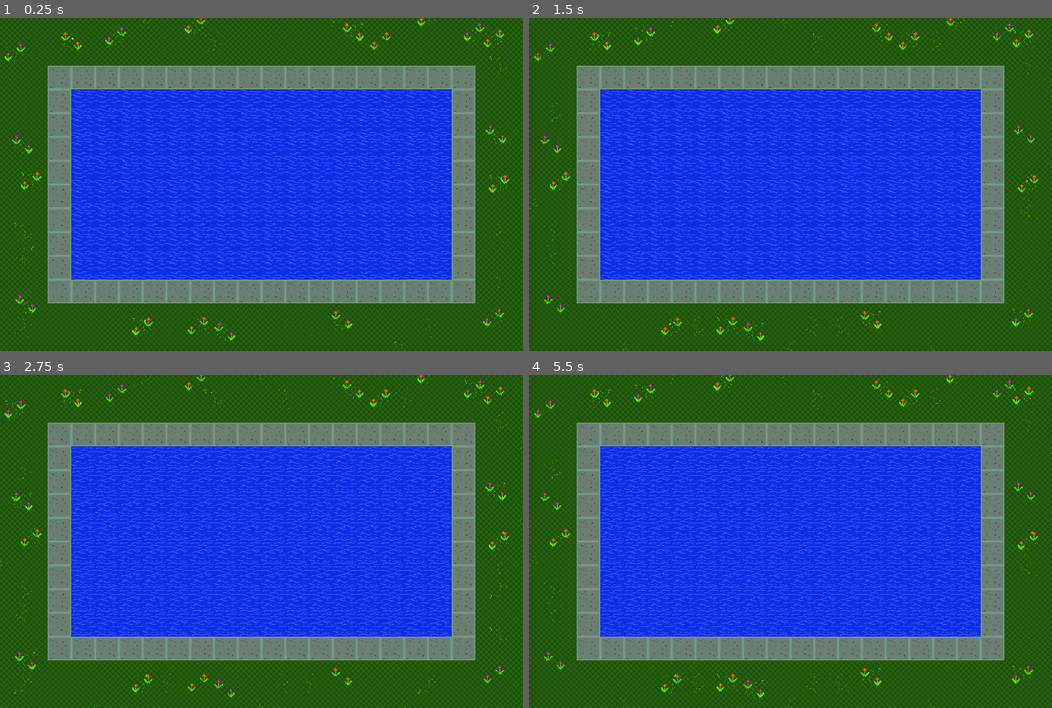
Above: before the commit, frames 1-4 (two rows, left to right).
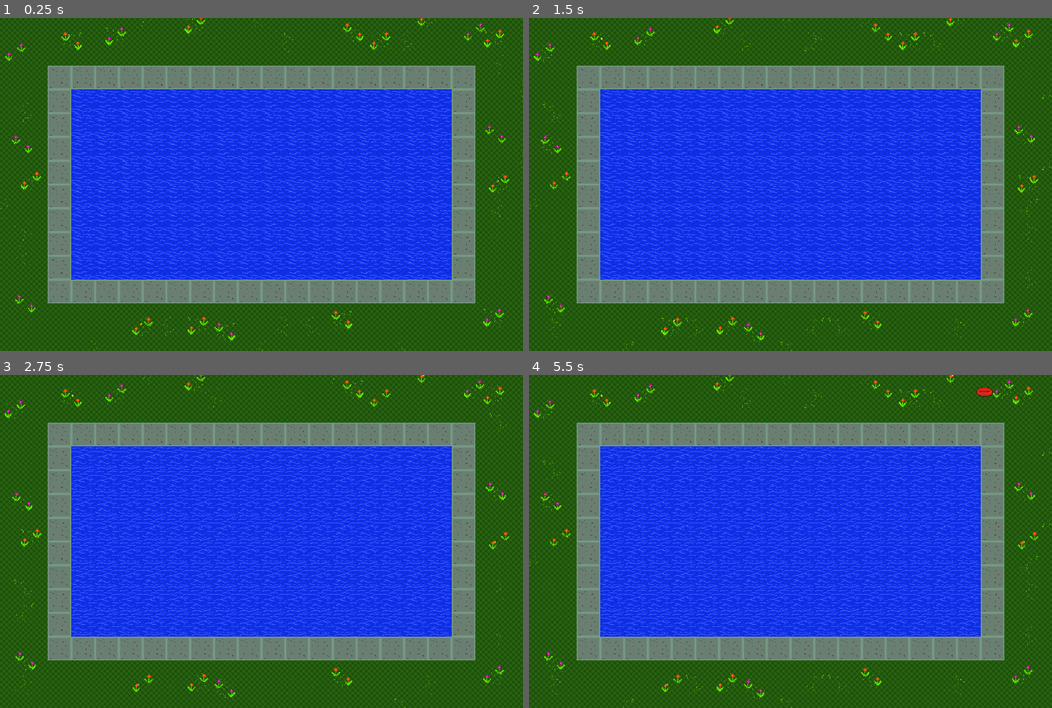
Above: after the commit, the same moments.

Repository: Plukers/ldjam42
Game: Godot game, scene res://Game.tscn
Two runs of this game, one before a commit and one after it. Both use one fixed random seed, a clock stepped at 60 frames per second and the inputs below.
Inputs (mouse positions are in pixels of both pictures, inside the frame that each line leads up to):
- Up to frame 1 (0.25 s): no input
- Up to frame 2 (1.5 s): move the mouse to (905, 167) at 0.52 s; press the mouse at (905, 167) at 0.53 s; tap Enter at 1.25 s; move the mouse to (685, 201) at 1.27 s; release the mouse at (685, 201) at 1.28 s; click (685, 201) at 1.35 s
- Up to frame 3 (2.75 s): move the mouse to (313, 468) at 2.02 s; press the mouse at (313, 468) at 2.03 s
- Up to frame 4 (5.5 s): tap Space at 2.75 s; move the mouse to (764, 608) at 2.77 s; release the mouse at (764, 608) at 2.78 s; click (764, 608) at 2.85 s; move the mouse to (947, 591) at 3.52 s; press the mouse at (947, 591) at 3.53 s; tap Enter at 4.25 s; move the mouse to (633, 491) at 4.27 s; release the mouse at (633, 491) at 4.28 s; click (633, 491) at 4.35 s; move the mouse to (816, 541) at 5.02 s; press the mouse at (816, 541) at 5.03 s

The runs differ from the first frame. In frame 1, 0.6% of the frame differs, in the area x 0-100%, y 0-100%; in frame 2, 0.6%; in frame 3, 0.6%; in frame 4, 0.8%.

Commit message:
spawn players into pool

Diff:
--- a/Constants.gd
+++ b/Constants.gd
@@ -1,6 +1,7 @@
 extends Node
 
 const POOL_BORDER_LAYER = 0
-const POOL_WAIT_LAYER = 1
+const WATER_AREA_LAYER = 1
+const ENTER_WATER_LAYER = 2
 
 const SWIMMER_LAYER = 10
--- a/Game.gd
+++ b/Game.gd
@@ -3,10 +3,17 @@
 export (PackedScene) var Swimmer
 
 var spawn_location
+var target_location
+
+var swimmer_collection
+
 var spawn_timer
 
 func _ready():
 	spawn_location = $Spawn/SpawnLocation
+	target_location = $Target/TargetLocation
+
+	swimmer_collection = $Swimmers
 
 	spawn_timer = $SpawnTimer
 	spawn_timer.connect("timeout", self, "_on_spawn_timer_timeout")
@@ -16,15 +23,14 @@
 
 	# spawn new swimmer
 	spawn_location.set_offset(randi())
+	target_location.set_offset(randi())
+
 	var swimmer = Swimmer.instance()
-	add_child(swimmer)
+	swimmer_collection.add_child(swimmer)
 
 	swimmer.position = spawn_location.position
-
-	var direction_angle = spawn_location.rotation + PI / 2
-	direction_angle += rand_range(-PI / 8, PI / 8)
-
-	swimmer.walk_direction = Vector2(cos(direction_angle), sin(direction_angle))
+	swimmer.walk_target = target_location.position
+	swimmer.goto_water()
 
 	# reset timer
 	spawn_timer.wait_time = randi()%15
--- a/Game.tscn
+++ b/Game.tscn
@@ -8,23 +8,46 @@
 
 bake_interval = 5.0
 _data = {
+"points": PoolVector2Array( 0, 0, 0, 0, 270, 270, 0, 0, 0, 0, 1140, 270, 0, 0, 0, 0, 1140, 620, 0, 0, 0, 0, 270, 620, 0, 0, 0, 0, 270, 270 )
+}
+
+[sub_resource type="Curve2D" id=2]
+
+bake_interval = 5.0
+_data = {
 "points": PoolVector2Array( 0, 0, 0, 0, -59.6273, -70, 0, 0, 0, 0, 1480.75, -70, 0, 0, 0, 0, 1480.75, 970, 0, 0, 0, 0, -59.6273, 970, 0, 0, 0, 0, -59.6273, -70 )
 }
 _sections_unfolded = [ "Resource" ]
 
-[node name="Game" type="Node2D" index="0"]
+[node name="Game" type="Node2D"]
 
 script = ExtResource( 1 )
 Swimmer = ExtResource( 2 )
 
 [node name="Pool" parent="." index="0" instance=ExtResource( 3 )]
 
-[node name="Spawn" type="Path2D" parent="." index="1"]
+[node name="Target" type="Path2D" parent="." index="1"]
+
+self_modulate = Color( 0.5, 0.6, 1, 0.7 )
+curve = SubResource( 1 )
+
+[node name="TargetLocation" type="PathFollow2D" parent="Target" index="0"]
+
+position = Vector2( 270, 270 )
+offset = 0.0
+h_offset = 0.0
+v_offset = 0.0
+rotate = true
+cubic_interp = true
+loop = true
+lookahead = 4.0
+
+[node name="Spawn" type="Path2D" parent="." index="2"]
 
 self_modulate = Color( 0.5, 0.6, 1, 0.7 )
 position = Vector2( -10, 0 )
 scale = Vector2( 1.00625, 1 )
-curve = SubResource( 1 )
+curve = SubResource( 2 )
 
 [node name="SpawnLocation" type="PathFollow2D" parent="Spawn" index="0"]
 
@@ -37,9 +60,13 @@
 loop = true
 lookahead = 4.0
 
-[node name="SpawnTimer" type="Timer" parent="." index="2"]
+[node name="SpawnTimer" type="Timer" parent="." index="3"]
 
 process_mode = 1
 wait_time = 5.0
 one_shot = false
 autostart = true
+
+[node name="Swimmers" type="YSort" parent="." index="4"]
+
+sort_enabled = true
--- a/Pool/Pool.tscn
+++ b/Pool/Pool.tscn
@@ -17,21 +17,23 @@
 custom_solver_bias = 0.0
 extents = Vector2( 512.024, 10 )
 
+[sub_resource type="RectangleShape2D" id=4]
+
+custom_solver_bias = 0.0
+extents = Vector2( 464, 208 )
+
 [sub_resource type="RectangleShape2D" id=3]
 
 custom_solver_bias = 0.0
-extents = Vector2( 584.054, 19.0231 )
-
-[sub_resource type="RectangleShape2D" id=4]
-
-custom_solver_bias = 0.0
-extents = Vector2( 15.7847, 358.153 )
-
-[node name="Pool" type="Node" index="0"]
+extents = Vector2( 512, 256 )
+
+[node name="Pool" type="Node2D"]
 
 _sections_unfolded = [ "Collision" ]
 
-[node name="TileMap" type="TileMap" parent="." index="0"]
+[node name="Art" type="Node2D" parent="." index="0"]
+
+[node name="TileMap" type="TileMap" parent="Art" index="0"]
 
 mode = 0
 tile_set = ExtResource( 1 )
@@ -51,6 +53,271 @@
 format = 1
 tile_data = PoolIntArray( -1, 3, 0, -65536, 3, 0, -65535, 3, 0, -65534, 3, 0, -65533, 3, 0, -65532, 3, 0, -65531, 3, 0, …(5153 unchanged characters)…
 
+[node name="Flowers" type="Node2D" parent="Art" index="1"]
+
+editor/display_folded = true
+
+[node name="Flowers" parent="Art/Flowers" index="0" instance=ExtResource( 2 )]
+
+[node name="Flowers2" parent="Art/Flowers" index="1" instance=ExtResource( 2 )]
+
+position = Vector2( 1334.04, 314.673 )
+flip_h = true
+
+[node name="Flowers3" parent="Art/Flowers" index="2" instance=ExtResource( 2 )]
+
+position = Vector2( 59.4024, 341.938 )
+flip_h = true
+
+[node name="Flowers4" parent="Art/Flowers" index="3" instance=ExtResource( 2 )]
+
+position = Vector2( 1277.23, 39.7519 )
+
+[node name="Flowers5" parent="Art/Flowers" index="4" instance=ExtResource( 2 )]
+
+position = Vector2( 68.4907, 771.36 )
+flip_h = true
+
+[node name="Flowers6" parent="Art/Flowers" index="5" instance=ExtResource( 2 )]
+
+position = Vector2( 604.7, 846.338 )
+frame = 1
+flip_h = true
+
+[node name="Flowers7" parent="Art/Flowers" index="6" instance=ExtResource( 2 )]
+
+position = Vector2( 1329.49, 807.713 )
+frame = 1
+
+[node name="Flowers8" parent="Art/Flowers" index="7" instance=ExtResource( 2 )]
+
+position = Vector2( 311.603, 51.1123 )
+frame = 1
+
+[node name="Flowers9" parent="Art/Flowers" index="8" instance=ExtResource( 3 )]
+
+position = Vector2( 524.57, 20.4356 )
+frame = 1
+_sections_unfolded = [ "Transform" ]
+
+[node name="Flowers10" parent="Art/Flowers" index="9" instance=ExtResource( 3 )]
+
+position = Vector2( 1329.6, 57.1796 )
+frame = 1
+_sections_unfolded = [ "Transform" ]
+
+[node name="Flowers11" parent="Art/Flowers" index="10" instance=ExtResource( 3 )]
+
+position = Vector2( 920.403, 813.772 )
+frame = 1
+flip_h = true
+_sections_unfolded = [ "Transform" ]
+
+[node name="Flowers12" parent="Art/Flowers" index="11" instance=ExtResource( 3 )]
+
+position = Vector2( 532.921, 830.474 )
+frame = 1
+_sections_unfolded = [ "Transform" ]
+
+[node name="Flowers13" parent="Art/Flowers" index="12" instance=ExtResource( 3 )]
+
+position = Vector2( 83.6417, 439.651 )
+frame = 0
+_sections_unfolded = [ "Transform" ]
+
+[node name="Flowers14" parent="Art/Flowers" index="13" instance=ExtResource( 3 )]
+
+position = Vector2( 950.467, 40.4778 )
+frame = 0
+flip_h = true
+_sections_unfolded = [ "Transform" ]
+
+[node name="Flowers15" parent="Art/Flowers" index="14" instance=ExtResource( 3 )]
+
+position = Vector2( 1024, 64 )
+_sections_unfolded = [ "Transform" ]
+
+[node name="Flowers16" parent="Art/Flowers" index="15" instance=ExtResource( 4 )]
+
+position = Vector2( 192, 64 )
+frame = 5
+flip_h = true
+_sections_unfolded = [ "Transform" ]
+
+[node name="Flowers17" parent="Art/Flowers" index="16" instance=ExtResource( 4 )]
+
+position = Vector2( 384, 832 )
+frame = 4
+_sections_unfolded = [ "Transform" ]
+
+[node name="Flowers18" parent="Art/Flowers" index="17" instance=ExtResource( 4 )]
+
+position = Vector2( 1152, 0 )
+frame = 4
+_sections_unfolded = [ "Transform" ]
+
+[node name="Flowers19" parent="Art/Flowers" index="18" instance=ExtResource( 4 )]
+
+position = Vector2( 1344, 448 )
+frame = 4
+_sections_unfolded = [ "Transform" ]
+
+[node name="Water" type="Node2D" parent="Art" index="2"]
+
+editor/display_folded = true
+
+[node name="Water" parent="Art/Water" index="0" instance=ExtResource( 5 )]
+
+position = Vector2( 704, 448 )
+frame = 0
+
+[node name="Meadow" type="Node2D" parent="Art" index="3"]
+
+editor/display_folded = true
+
+[node name="Meadow" parent="Art/Meadow" index="0" instance=ExtResource( 6 )]
+
+position = Vector2( 384, 0 )
+frame = 0
+_sections_unfolded = [ "Transform" ]
+
+[node name="Meadow2" parent="Art/Meadow" index="1" instance=ExtResource( 6 )]
+
+position = Vector2( 576, 64 )
+frame = 3
+_sections_unfolded = [ "Transform" ]
+
+[node name="Meadow23" parent="Art/Meadow" index="2" instance=ExtResource( 6 )]
+
+position = Vector2( 704, 0 )
+flip_h = true
+_sections_unfolded = [ "Transform" ]
+
+[node name="Meadow24" parent="Art/Meadow" index="3" instance=ExtResource( 6 )]
+
+position = Vector2( 768, 64 )
+flip_v = true
+_sections_unfolded = [ "Transform" ]
+
+[node name="Meadow3" parent="Art/Meadow" index="4" instance=ExtResource( 6 )]
+
+position = Vector2( 896, 0 )
+frame = 3
+_sections_unfolded = [ "Transform" ]
+
+[node name="Meadow4" parent="Art/Meadow" index="5" instance=ExtResource( 6 )]
+
+position = Vector2( 1088, 64 )
+_sections_unfolded = [ "Transform" ]
+
+[node name="Meadow5" parent="Art/Meadow" index="6" instance=ExtResource( 6 )]
+
+position = Vector2( 64, 256 )
+_sections_unfolded = [ "Transform" ]
+
+[node name="Meadow6" parent="Art/Meadow" index="7" instance=ExtResource( 6 )]
+
+position = Vector2( 0, 512 )
+flip_v = true
+_sections_unfolded = [ "Transform" ]
+
+[node name="Meadow7" parent="Art/Meadow" index="8" instance=ExtResource( 6 )]
+
+position = Vector2( 64, 576 )
+frame = 0
+_sections_unfolded = [ "Transform" ]
+
+[node name="Meadow8" parent="Art/Meadow" index="9" instance=ExtResource( 6 )]
+
+position = Vector2( 64, 640 )
+frame = 0
+flip_h = true
+_sections_unfolded = [ "Transform" ]
+
+[node name="Meadow9" parent="Art/Meadow" index="10" instance=ExtResource( 6 )]
+
+position = Vector2( 64, 832 )
+frame = 3
+flip_v = true
+_sections_unfolded = [ "Transform" ]
+
+[node name="Meadow10" parent="Art/Meadow" index="11" instance=ExtResource( 6 )]
+
+position = Vector2( 256, 896 )
+flip_h = true
+_sections_unfolded = [ "Transform" ]
+
+[node name="Meadow11" parent="Art/Meadow" index="12" instance=ExtResource( 6 )]
+
+position = Vector2( 448, 832 )
+_sections_unfolded = [ "Transform" ]
+
+[node name="Meadow12" parent="Art/Meadow" index="13" instance=ExtResource( 6 )]
+
+position = Vector2( 704, 896 )
+_sections_unfolded = [ "Transform" ]
+
+[node name="Meadow13" parent="Art/Meadow" index="14" instance=ExtResource( 6 )]
+
+position = Vector2( 768, 832 )
+flip_h = true
+_sections_unfolded = [ "Transform" ]
+
+[node name="Meadow14" parent="Art/Meadow" index="15" instance=ExtResource( 6 )]
+
+position = Vector2( 832, 832 )
+_sections_unfolded = [ "Transform" ]
+
+[node name="Meadow15" parent="Art/Meadow" index="16" instance=ExtResource( 6 )]
+
+position = Vector2( 1088, 896 )
+frame = 0
+_sections_unfolded = [ "Transform" ]
+
+[node name="Meadow16" parent="Art/Meadow" index="17" instance=ExtResource( 6 )]
+
+position = Vector2( 1152, 832 )
+frame = 3
+flip_v = true
+_sections_unfolded = [ "Transform" ]
+
+[node name="Meadow17" parent="Art/Meadow" index="18" instance=ExtResource( 6 )]
+
+position = Vector2( 1344, 704 )
+frame = 3
+_sections_unfolded = [ "Transform" ]
+
+[node name="Meadow18" parent="Art/Meadow" index="19" instance=ExtResource( 6 )]
+
+position = Vector2( 1344, 576 )
+frame = 3
+flip_v = true
+_sections_unfolded = [ "Transform" ]
+
+[node name="Meadow19" parent="Art/Meadow" index="20" instance=ExtResource( 6 )]
+
+position = Vector2( 1344, 512 )
+flip_h = true
+_sections_unfolded = [ "Transform" ]
+
+[node name="Meadow20" parent="Art/Meadow" index="21" instance=ExtResource( 6 )]
+
+position = Vector2( 1408, 384 )
+flip_v = true
+_sections_unfolded = [ "Transform" ]
+
+[node name="Meadow21" parent="Art/Meadow" index="22" instance=ExtResource( 6 )]
+
+position = Vector2( 1408, 192 )
+flip_v = true
+_sections_unfolded = [ "Transform" ]
+
+[node name="Meadow22" parent="Art/Meadow" index="23" instance=ExtResource( 6 )]
+
+position = Vector2( 1344, 128 )
+frame = 0
+_sections_unfolded = [ "Transform" ]
+
 [node name="PoolBorder" type="StaticBody2D" parent="." index="1"]
 
 editor/display_folded = true
@@ -62,6 +329,9 @@
 friction = 1.0
 bounce = 0.0
 _sections_unfolded = [ "Collision" ]
+__meta__ = {
+"_edit_lock_": true
+}
 
 [node name="Left" type="CollisionShape2D" parent="PoolBorder" index="0"]
 
@@ -84,122 +354,9 @@
 position = Vector2( 705.872, 713.884 )
 shape = SubResource( 2 )
 
-[node name="Flowers" type="Node" parent="." index="2"]
-
-editor/display_folded = true
-
-[node name="Flowers" parent="Flowers" index="0" instance=ExtResource( 2 )]
-
-frame = 0
-
-[node name="Flowers2" parent="Flowers" index="1" instance=ExtResource( 2 )]
-
-position = Vector2( 1334.04, 314.673 )
-frame = 0
-flip_h = true
-
-[node name="Flowers3" parent="Flowers" index="2" instance=ExtResource( 2 )]
-
-position = Vector2( 59.4024, 341.938 )
-frame = 0
-flip_h = true
-
-[node name="Flowers4" parent="Flowers" index="3" instance=ExtResource( 2 )]
-
-position = Vector2( 1277.23, 39.7519 )
-frame = 0
-
-[node name="Flowers5" parent="Flowers" index="4" instance=ExtResource( 2 )]
-
-position = Vector2( 68.4907, 771.36 )
-frame = 0
-flip_h = true
-
-[node name="Flowers6" parent="Flowers" index="5" instance=ExtResource( 2 )]
-
-position = Vector2( 604.7, 846.338 )
-frame = 2
-flip_h = true
-
-[node name="Flowers7" parent="Flowers" index="6" instance=ExtResource( 2 )]
-
-position = Vector2( 1329.49, 807.713 )
-frame = 2
-
-[node name="Flowers8" parent="Flowers" index="7" instance=ExtResource( 2 )]
-
-position = Vector2( 311.603, 51.1123 )
-frame = 2
-
-[node name="Flowers9" parent="Flowers" index="8" instance=ExtResource( 3 )]
-
-position = Vector2( 524.57, 20.4356 )
-_sections_unfolded = [ "Transform" ]
-
-[node name="Flowers10" parent="Flowers" index="9" instance=ExtResource( 3 )]
-
-position = Vector2( 1329.6, 57.1796 )
-_sections_unfolded = [ "Transform" ]
-
-[node name="Flowers11" parent="Flowers" index="10" instance=ExtResource( 3 )]
-
-position = Vector2( 920.403, 813.772 )
-flip_h = true
-_sections_unfolded = [ "Transform" ]
-
-[node name="Flowers12" parent="Flowers" index="11" instance=ExtResource( 3 )]
-
-position = Vector2( 532.921, 830.474 )
-_sections_unfolded = [ "Transform" ]
-
-[node name="Flowers13" parent="Flowers" index="12" instance=ExtResource( 3 )]
-
-position = Vector2( 83.6417, 439.651 )
-frame = 1
-_sections_unfolded = [ "Transform" ]
-
-[node name="Flowers14" parent="Flowers" index="13" instance=ExtResource( 3 )]
-
-position = Vector2( 950.467, 40.4778 )
-frame = 1
-flip_h = true
-_sections_unfolded = [ "Transform" ]
-
-[node name="Flowers15" parent="Flowers" index="14" instance=ExtResource( 3 )]
-
-position = Vector2( 1024, 64 )
-frame = 3
-_sections_unfolded = [ "Transform" ]
-
-[node name="Flowers16" parent="Flowers" index="15" instance=ExtResource( 4 )]
-
-position = Vector2( 192, 64 )
-frame = 2
-flip_h = true
-_sections_unfolded = [ "Transform" ]
-
-[node name="Flowers17" parent="Flowers" index="16" instance=ExtResource( 4 )]
-
-position = Vector2( 384, 832 )
-frame = 1
-_sections_unfolded = [ "Transform" ]
-
-[node name="Flowers18" parent="Flowers" index="17" instance=ExtResource( 4 )]
-
-position = Vector2( 1152, 0 )
-frame = 1
-_sections_unfolded = [ "Transform" ]
-
-[node name="Flowers19" parent="Flowers" index="18" instance=ExtResource( 4 )]
-
-position = Vector2( 1344, 448 )
-frame = 1
-_sections_unfolded = [ "Transform" ]
-
-[node name="WaitArea" type="Area2D" parent="." index="3"]
-
-editor/display_folded = true
-position = Vector2( 0, -1 )
+[node name="WaterArea" type="Area2D" parent="." index="2"]
+
+editor/display_folded = true
 input_pickable = true
 gravity_vec = Vector2( 0, 1 )
 gravity = 98.0
@@ -211,189 +368,29 @@
 audio_bus_name = "Master"
 _sections_unfolded = [ "Collision" ]
 
-[node name="CollisionShape2D" type="CollisionShape2D" parent="WaitArea" index="0"]
-
-position = Vector2( 704.462, 106.004 )
+[node name="CollisionShape2D" type="CollisionShape2D" parent="WaterArea" index="0"]
+
+position = Vector2( 704, 448 )
+shape = SubResource( 4 )
+
+[node name="EnterWaterArea" type="Area2D" parent="." index="3"]
+
+editor/display_folded = true
+input_pickable = true
+gravity_vec = Vector2( 0, 1 )
+gravity = 98.0
+linear_damp = 0.1
+angular_damp = 1.0
+collision_layer = 4
+collision_mask = 0
+audio_bus_override = false
+audio_bus_name = "Master"
+_sections_unfolded = [ "Collision" ]
+__meta__ = {
+"_edit_lock_": true
+}
+
+[node name="CollisionShape2D" type="CollisionShape2D" parent="EnterWaterArea" index="0"]
+
+position = Vector2( 704, 448 )
 shape = SubResource( 3 )
-
-[node name="CollisionShape2D2" type="CollisionShape2D" parent="WaitArea" index="1"]
-
-position = Vector2( 705.822, 794.353 )
-shape = SubResource( 3 )
-
-[node name="CollisionShape2D3" type="CollisionShape2D" parent="WaitArea" index="2"]
-
-position = Vector2( 1299.4, 450.949 )
-shape = SubResource( 4 )
-
-[node name="CollisionShape2D4" type="CollisionShape2D" parent="WaitArea" index="3"]
-
-position = Vector2( 108.974, 444.664 )
-shape = SubResource( 4 )
-
-[node name="Water" type="Node" parent="." index="4"]
-
-editor/display_folded = true
-
-[node name="Water" parent="Water" index="0" instance=ExtResource( 5 )]
-
-position = Vector2( 704, 448 )
-frame = 0
-
-[node name="Meadow" type="Node" parent="." index="5"]
-
-[node name="Meadow" parent="Meadow" index="0" instance=ExtResource( 6 )]
-
-position = Vector2( 384, 0 )
-frame = 1
-_sections_unfolded = [ "Transform" ]
-
-[node name="Meadow2" parent="Meadow" index="1" instance=ExtResource( 6 )]
-
-position = Vector2( 576, 64 )
-frame = 0
-_sections_unfolded = [ "Transform" ]
-
-[node name="Meadow23" parent="Meadow" index="2" instance=ExtResource( 6 )]
-
-position = Vector2( 704, 0 )
-frame = 3
-flip_h = true
-_sections_unfolded = [ "Transform" ]
-
-[node name="Meadow24" parent="Meadow" index="3" instance=ExtResource( 6 )]
-
-position = Vector2( 768, 64 )
-frame = 3
-flip_v = true
-_sections_unfolded = [ "Transform" ]
-
-[node name="Meadow3" parent="Meadow" index="4" instance=ExtResource( 6 )]
-
-position = Vector2( 896, 0 )
-frame = 0
-_sections_unfolded = [ "Transform" ]
-
-[node name="Meadow4" parent="Meadow" index="5" instance=ExtResource( 6 )]
-
-position = Vector2( 1088, 64 )
-frame = 3
-_sections_unfolded = [ "Transform" ]
-
-[node name="Meadow5" parent="Meadow" index="6" instance=ExtResource( 6 )]
-
-position = Vector2( 64, 256 )
-frame = 3
-_sections_unfolded = [ "Transform" ]
-
-[node name="Meadow6" parent="Meadow" index="7" instance=ExtResource( 6 )]
-
-position = Vector2( 0, 512 )
-frame = 3
-flip_v = true
-_sections_unfolded = [ "Transform" ]
-
-[node name="Meadow7" parent="Meadow" index="8" instance=ExtResource( 6 )]
-
-position = Vector2( 64, 576 )
-frame = 1
-_sections_unfolded = [ "Transform" ]
-
-[node name="Meadow8" parent="Meadow" index="9" instance=ExtResource( 6 )]
-
-position = Vector2( 64, 640 )
-frame = 1
-flip_h = true
-_sections_unfolded = [ "Transform" ]
-
-[node name="Meadow9" parent="Meadow" index="10" instance=ExtResource( 6 )]
-
-position = Vector2( 64, 832 )
-frame = 0
-flip_v = true
-_sections_unfolded = [ "Transform" ]
-
-[node name="Meadow10" parent="Meadow" index="11" instance=ExtResource( 6 )]
-
-position = Vector2( 256, 896 )
-frame = 3
-flip_h = true
-_sections_unfolded = [ "Transform" ]
-
-[node name="Meadow11" parent="Meadow" index="12" instance=ExtResource( 6 )]
-
-position = Vector2( 448, 832 )
-frame = 3
-_sections_unfolded = [ "Transform" ]
-
-[node name="Meadow12" parent="Meadow" index="13" instance=ExtResource( 6 )]
-
-position = Vector2( 704, 896 )
-frame = 3
-_sections_unfolded = [ "Transform" ]
-
-[node name="Meadow13" parent="Meadow" index="14" instance=ExtResource( 6 )]
-
-position = Vector2( 768, 832 )
-frame = 3
-flip_h = true
-_sections_unfolded = [ "Transform" ]
-
-[node name="Meadow14" parent="Meadow" index="15" instance=ExtResource( 6 )]
-
-position = Vector2( 832, 832 )
-frame = 3
-_sections_unfolded = [ "Transform" ]
-
-[node name="Meadow15" parent="Meadow" index="16" instance=ExtResource( 6 )]
-
-position = Vector2( 1088, 896 )
-frame = 1
-_sections_unfolded = [ "Transform" ]
-
-[node name="Meadow16" parent="Meadow" index="17" instance=ExtResource( 6 )]
-
-position = Vector2( 1152, 832 )
-frame = 0
-flip_v = true
-_sections_unfolded = [ "Transform" ]
-
-[node name="Meadow17" parent="Meadow" index="18" instance=ExtResource( 6 )]
-
-position = Vector2( 1344, 704 )
-frame = 0
-_sections_unfolded = [ "Transform" ]
-
-[node name="Meadow18" parent="Meadow" index="19" instance=ExtResource( 6 )]
-
-position = Vector2( 1344, 576 )
-frame = 0
-flip_v = true
-_sections_unfolded = [ "Transform" ]
-
-[node name="Meadow19" parent="Meadow" index="20" instance=ExtResource( 6 )]
-
-position = Vector2( 1344, 512 )
-frame = 3
-flip_h = true
-_sections_unfolded = [ "Transform" ]
-
-[node name="Meadow20" parent="Meadow" index="21" instance=ExtResource( 6 )]
-
-position = Vector2( 1408, 384 )
-frame = 3
-flip_v = true
-_sections_unfolded = [ "Transform" ]
-
-[node name="Meadow21" parent="Meadow" index="22" instance=ExtResource( 6 )]
-
-position = Vector2( 1408, 192 )
-frame = 3
-flip_v = true
-_sections_unfolded = [ "Transform" ]
-
-[node name="Meadow22" parent="Meadow" index="23" instance=ExtResource( 6 )]
-
-position = Vector2( 1344, 128 )
-frame = 1
-_sections_unfolded = [ "Transform" ]
--- a/Swimmer/Swimmer.gd
+++ b/Swimmer/Swimmer.gd
@@ -1,63 +1,80 @@
 extends RigidBody2D
 
 enum State {
-	SPAWNED,
 	GOTO_WATER,
 	IN_WATER,
 	LEAVE_WATER
 }
 
+export var speed = 5.0
+export var initial_force_magnitude = 30.0
+
 var force_arrow
+var state
 
-var state = State.SPAWNED
 var selected = false
-var walk_direction = Vector2(0, 0)
+var walk_target = Vector2()
+var initial_force = Vector2()
 
 func _ready():
 	$Area2D.connect("input_event", self, "_on_input_event")
+	$Area2D.connect("area_entered", self, "_on_area_entered")
 
 	force_arrow = $ForceArrow
 	force_arrow.visible = false
 
-	set_collision_mask_bit(Constants.POOL_WAIT_LAYER, true)
-	set_collision_mask_bit(Constants.POOL_BORDER_LAYER, true)
-	set_collision_mask_bit(Constants.SWIMMER_LAYER, true)
-
 	set_process(true)
 
-func entered_water():
-	set_collision_mask_bit(Constants.POOL_WAIT_LAYER, false)
-	set_collision_mask_bit(Constants.POOL_BORDER_LAYER, true)
-	set_collision_mask_bit(Constants.SWIMMER_LAYER, true)
-
-	state = State.IN_WATER
+func goto_water():
+	_set_state(State.GOTO_WATER)
 
 func leave_water():
-	set_collision_mask_bit(Constants.POOL_WAIT_LAYER, false)
-	set_collision_mask_bit(Constants.POOL_BORDER_LAYER, false)
-	set_collision_mask_bit(Constants.SWIMMER_LAYER, false)
-
-	state = State.LEAVE_WATER
+	_set_state(State.LEAVE_WATER)
 
 func _on_input_event(viewport, event, shape_idx):
 	if event is InputEventMouseButton and event.pressed:
 		force_arrow.visible = true
 		selected = true
 
+func _on_area_entered(area):
+	if(area.get_collision_layer_bit(Constants.ENTER_WATER_LAYER)):
+		$Move.stop_all()
+		apply_impulse(Vector2(), initial_force)
+
+	if(area.get_collision_layer_bit(Constants.WATER_AREA_LAYER)):
+		_set_state(State.IN_WATER)
+
+func _set_state(state):
+	match state:
+		State.GOTO_WATER:
+			$Area2D.set_collision_mask_bit(Constants.ENTER_WATER_LAYER, true)
+			$Area2D.set_collision_mask_bit(Constants.WATER_AREA_LAYER, true)
+
+			self.set_collision_mask_bit(Constants.POOL_BORDER_LAYER, false)
+			self.set_collision_mask_bit(Constants.SWIMMER_LAYER, false)
+
+			initial_force = (walk_target - self.position).normalized() * initial_force_magnitude
+
+			$Move.interpolate_property(self, "position", self.position, walk_target, 3.0, Tween.TRANS_LINEAR, Tween.EASE_IN)
+			$Move.start()
+
+		State.IN_WATER:
+			$Area2D.set_collision_mask_bit(Constants.ENTER_WATER_LAYER, false)
+			$Area2D.set_collision_mask_bit(Constants.WATER_AREA_LAYER, false)
+
+			self.set_collision_mask_bit(Constants.POOL_BORDER_LAYER, true)
+			self.set_collision_mask_bit(Constants.SWIMMER_LAYER, true)
+
+		State.LEAVE_WATER:
+			$Area2D.set_collision_mask_bit(Constants.ENTER_WATER_LAYER, false)
+			$Area2D.set_collision_mask_bit(Constants.WATER_AREA_LAYER, false)
+
+			self.set_collision_mask_bit(Constants.POOL_BORDER_LAYER, false)
+			self.set_collision_mask_bit(Constants.SWIMMER_LAYER, false)
+
 func _process(delta):
 
-	match state:
-		State.GOTO_WATER:
-			print("")
-		State.SPAWNED:
-			print("")
-		State.IN_WATER:
-			print("")
-		State.LEAVE:
-			print("")
-
-
-	if selected:
+	if state == State.IN_WATER and selected:
 		if Input.is_action_pressed("select"):
 			force_arrow.set_end_pos(get_viewport().get_mouse_position() - self.position)
 		else:
--- a/Swimmer/Swimmer.tscn
+++ b/Swimmer/Swimmer.tscn
@@ -15,12 +15,12 @@
 custom_solver_bias = 0.0
 extents = Vector2( 19.389, 11.6697 )
 
-[node name="Swimmer" type="RigidBody2D"]
+[node name="Swimmer" type="RigidBody2D" index="0"]
 
 z_index = 1
 input_pickable = false
 collision_layer = 1024
-collision_mask = 3
+collision_mask = 0
 mode = 2
 mass = 1.0
 friction = 1.0
@@ -38,6 +38,8 @@
 angular_damp = -1.0
 script = ExtResource( 1 )
 _sections_unfolded = [ "Collision", "Pause", "Transform", "Z Index" ]
+speed = 5.0
+initial_force_magnitude = 30.0
 
 [node name="Sprite" type="Sprite" parent="." index="0"]
 
@@ -58,7 +60,7 @@
 gravity = 98.0
 linear_damp = 0.1
 angular_damp = 1.0
-collision_layer = 524288
+collision_layer = 2048
 collision_mask = 0
 audio_bus_override = false
 audio_bus_name = "Master"
@@ -69,3 +71,12 @@
 shape = SubResource( 2 )
 
 [node name="ForceArrow" parent="." index="3" instance=ExtResource( 3 )]
+
+[node name="Move" type="Tween" parent="." index="4"]
+
+repeat = false
+playback_process_mode = 1
+playback_speed = 1.0
+playback/active = false
+playback/repeat = false
+playback/speed = 1.0
Not shown: 1 places in Game.tscn that only renumber resources
